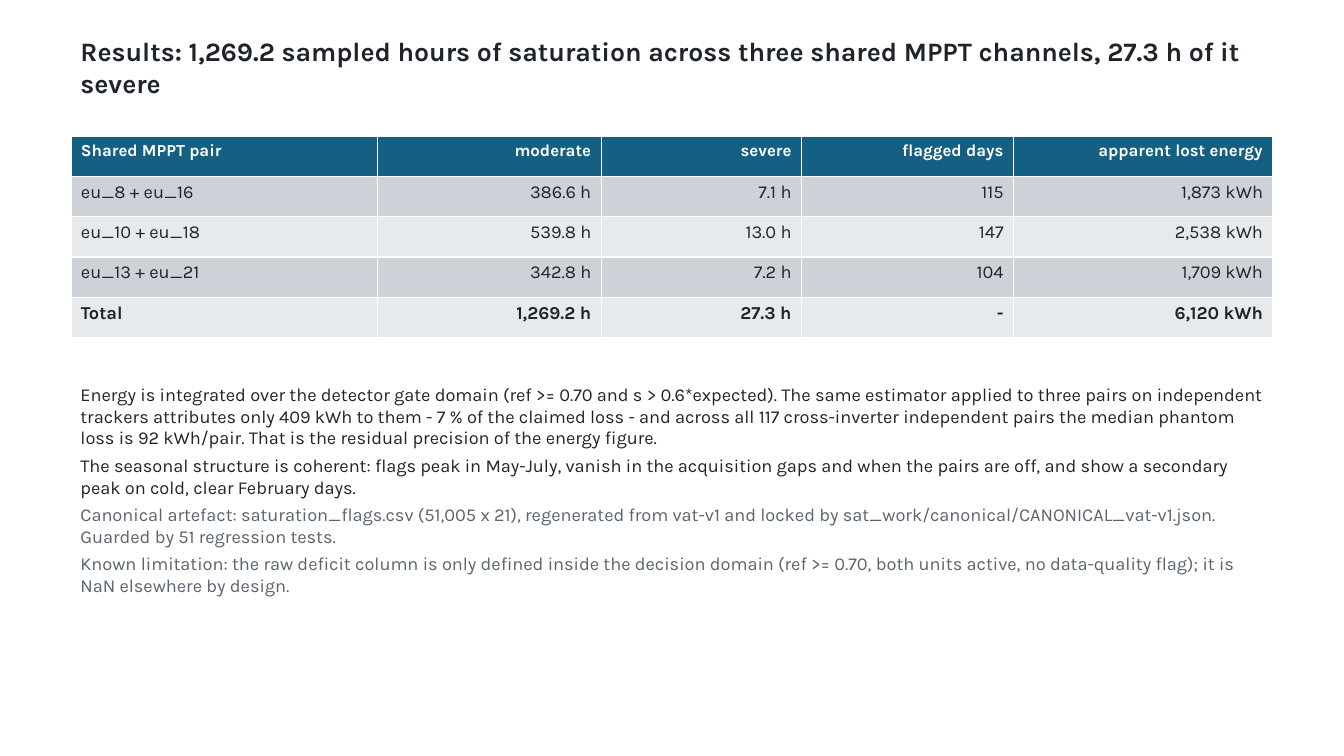
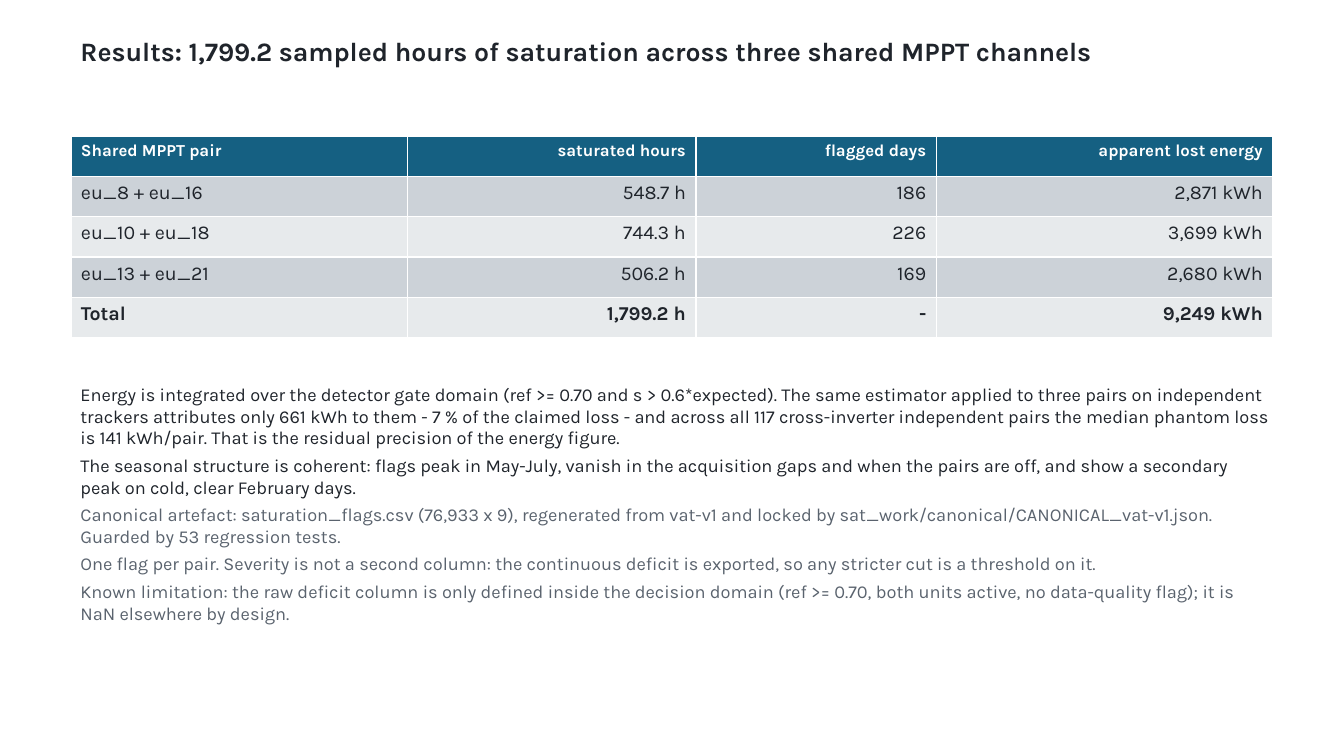
Before and after one commit to nhphuong2504/agrivoltaics, a slide deck: slide 4 of power_production.pptx. Drawn at 1344x756 pixels with LibreOffice and Linux fonts; fonts in the diff are those of the drawing. Boxes give left, top, right and bottom in pixels: in the first picture for what was removed or moved away, otherwise in the second. Text is boxed around its words. In the diff, an @@ line names an element or a change of style, - is before the commit and + after.

```diff
--- a/power_production.pptx
+++ b/power_production.pptx
@@ text at <box>80,42,1091,68</box>: text changed @@
-Results: 1,269.2 sampled hours of saturation across three shared MPPT channels, 27.3 h of it severe
+Results: 1,799.2 sampled hours of saturation across three shared MPPT channels
@@ table at <box>71,136,1273,338</box> @@
-column 2: moderate | 386.6 h | 539.8 h | 342.8 h | 1,269.2 h
-column 3: severe | 7.1 h | 13.0 h | 7.2 h | 27.3 h
-column 4: flagged days | 115 | 147 | 104 | -
-column 5: apparent lost energy | 1,873 kWh | 2,538 kWh | 1,709 kWh | 6,120 kWh
+column 2: saturated hours | 548.7 h | 744.3 h | 506.2 h | 1,799.2 h
+column 3: flagged days | 186 | 226 | 169 | -
+column 4: apparent lost energy | 2,871 kWh | 3,699 kWh | 2,680 kWh | 9,249 kWh
@@ text at <box>80,388,1268,449</box>: text changed @@
-Energy is integrated over the detector gate domain (ref >= 0.70 and s > 0.6*expected). The same estimator applied to three pairs on independent trackers attributes only 409 kWh to them - 7 % of the claimed loss - and across all 117 cross-inverter independent pairs the median phantom loss is 92 kWh/pair. That is the residual precision of the energy figure.
+Energy is integrated over the detector gate domain (ref >= 0.70 and s > 0.6*expected). The same estimator applied to three pairs on independent trackers attributes only 661 kWh to them - 7 % of the claimed loss - and across all 117 cross-inverter independent pairs the median phantom loss is 141 kWh/pair. That is the residual precision of the energy figure.
@@ text at <box>80,507,1213,575</box>: text changed @@
-Canonical artefact: saturation_flags.csv (51,005 x 21), regenerated from vat-v1 and locked by sat_work/canonical/CANONICAL_vat-v1.json. Guarded by 51 regression tests.
+Canonical artefact: saturation_flags.csv (76,933 x 9), regenerated from vat-v1 and locked by sat_work/canonical/CANONICAL_vat-v1.json. Guarded by 53 regression tests.
+One flag per pair. Severity is not a second column: the continuous deficit is exported, so any stricter cut is a threshold on it.
```
Also in this commit, not shown: 1 other slide changed, 44 other files.
